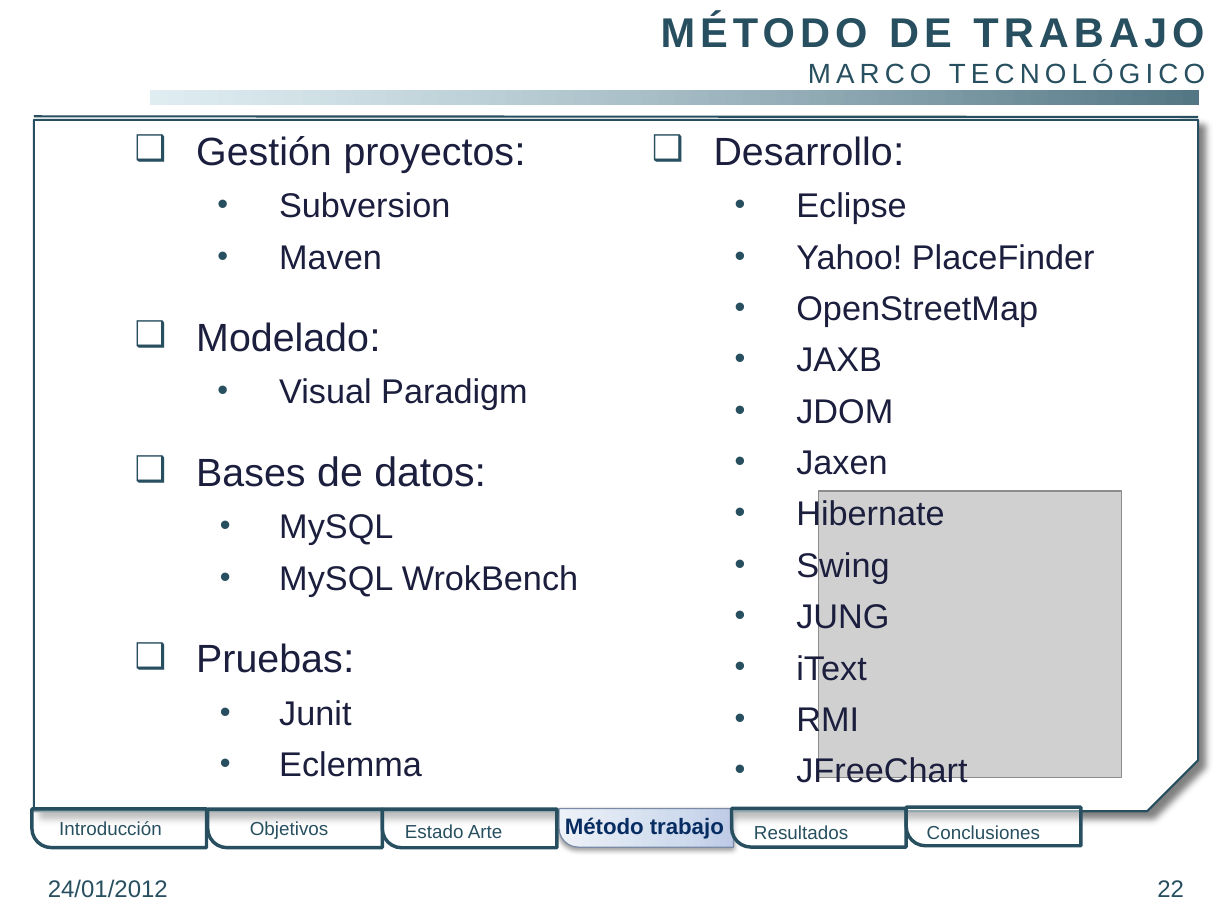
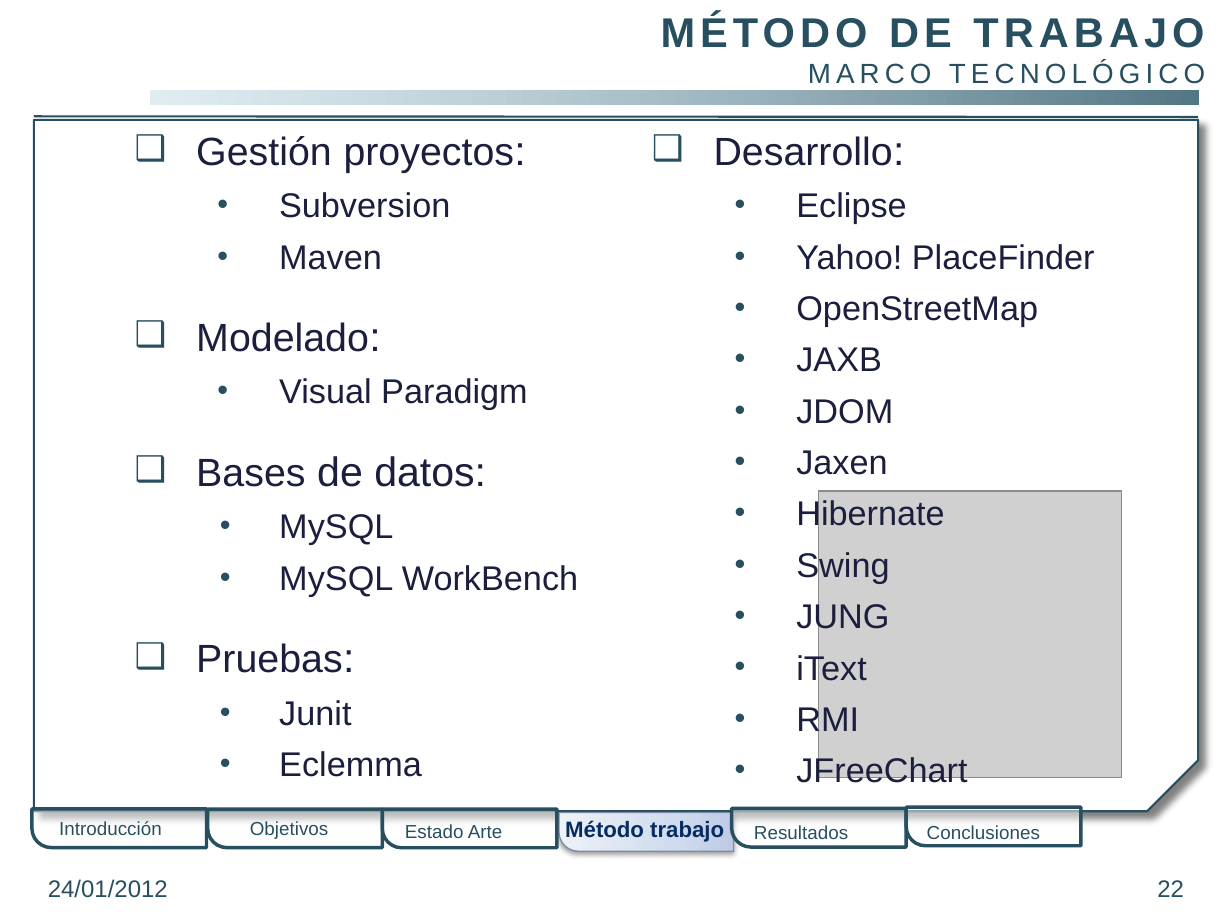
Before and after one commit to gangadhar001/repo-pfc, a slide deck: slide 22 of PFC/Presentacion/PresentacionPFC.pptx. Drawn at 1232x924 pixels with LibreOffice and Linux fonts; fonts in the diff are those of the drawing; grey boxes stand for pictures; background and template pictures are left out. Boxes give left, top, right and bottom in pixels: in the first picture for what was removed or moved away, otherwise in the second. Text is boxed around its words. In the diff, an @@ line names an element or a change of style, - is before the commit and + after.

```diff
--- a/PFC/Presentacion/PresentacionPFC.pptx
+++ b/PFC/Presentacion/PresentacionPFC.pptx
@@ text at (x1=279, y1=565, x2=578, y2=596): text changed @@
-  • MySQL WrokBench
+  • MySQL WorkBench
@@ round rect moved from (x1=559, y1=809, x2=734, y2=847) to (x1=559, y1=813, x2=734, y2=851) @@
```
Also in this commit, not shown: 7 other slides changed, 4 slides added.
